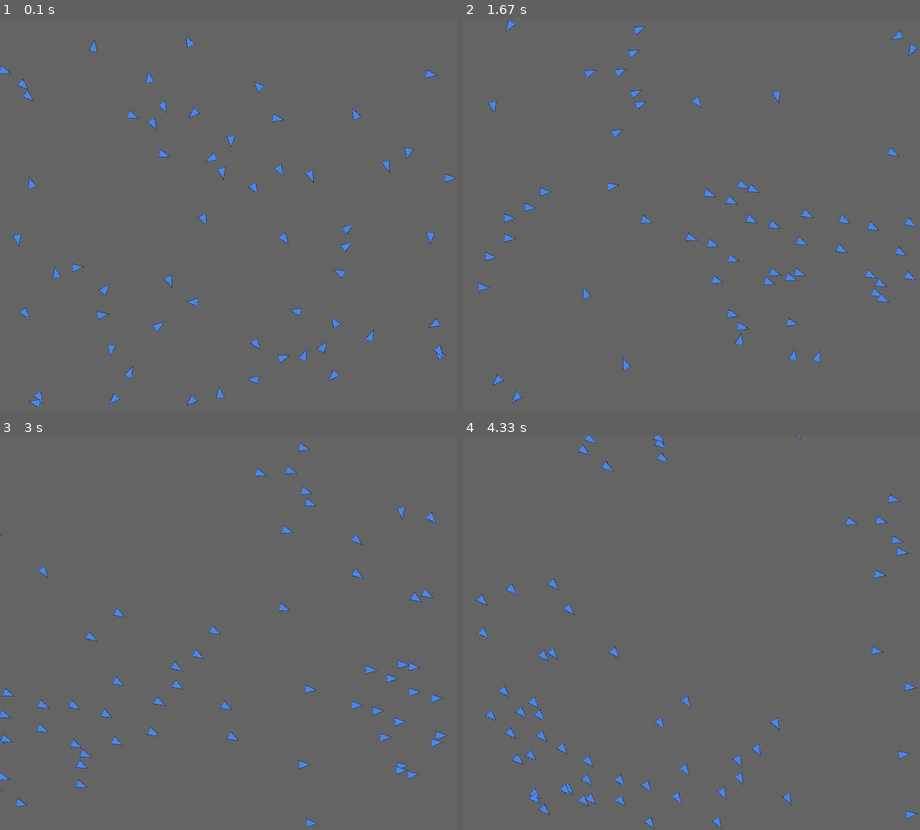
Above: before the commit, frames 1-4 (two rows, left to right).
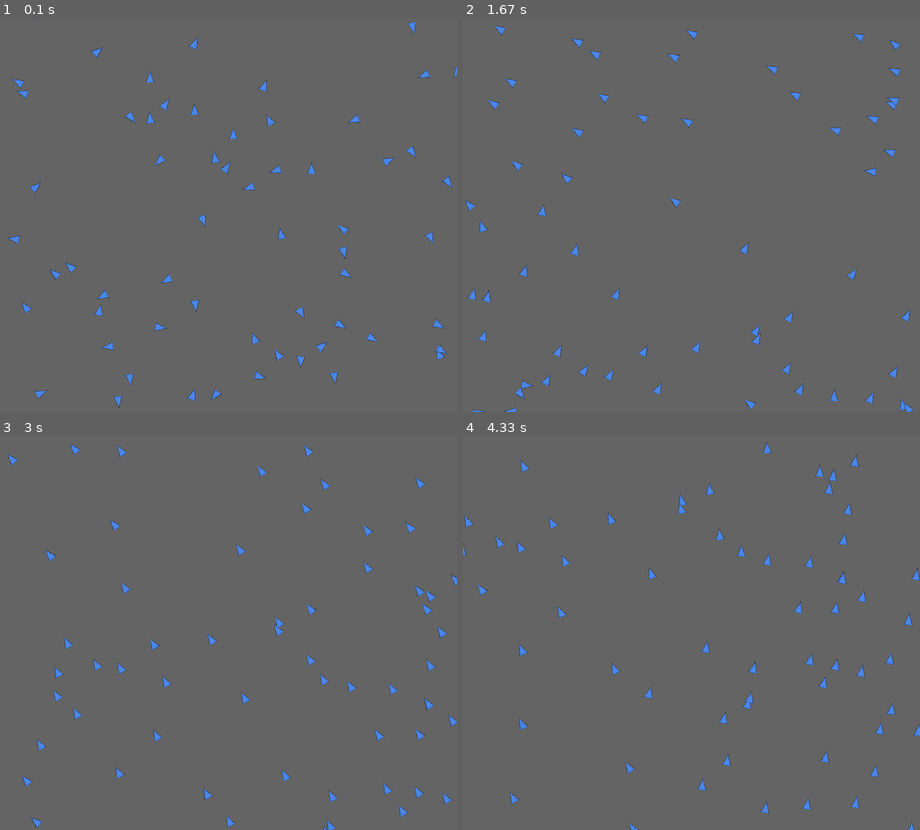
Above: after the commit, the same moments.

Repository: agmui/random_stuff
Game: pygame game, started from birbs/better_birbs/window.py
Same seed, same stepped clock (60 frames per second), same inputs: the game is played once before the commit and once after it.
Inputs (mouse positions are in pixels of both pictures, inside the frame that each line leads up to):
- Up to frame 1 (0.1 s): no input
- Up to frame 2 (1.67 s): hold Right 0.33-0.8 s; move the mouse to (673, 230) at 0.37 s
- Up to frame 3 (3 s): no input
- Up to frame 4 (4.33 s): no input

The runs differ from the first frame. In frame 1, 2.2% of the frame differs, in the area x 0-100%, y 0-100%; in frame 2, 3.3%; in frame 3, 3.2%; in frame 4, 3.3%.

Commit message:
made serval optimisations to birb class

Diff:
--- a/Del.py
+++ b/Del.py
@@ -4,7 +4,6 @@
         angle -= 360
     elif angle < -180:
         angle += 360
-    print(self, angle, end = ' ')
     return -1 if angle >= 0 else 1
 
 #print(L_or_R(-176.44657665935395, 172.6680756538965), 1)
--- a/birbs/better_birbs/birb.py
+++ b/birbs/better_birbs/birb.py
@@ -2,6 +2,8 @@
 import random
 
 birb_list = []
+speed = 3
+sight_radius = 200
 """
      90
 +-180 >  0
@@ -12,7 +14,7 @@
 class birb:
     def __init__(self, pos, angle, id):
         self.pos = pos
-        self.angle = math.radians(angle)
+        self.angle = angle
         self.speed = 10
         self.nearByBirbsList = []
         self.id = id
@@ -24,59 +26,57 @@
         self.center_dive()
         self.move()
 
-    def blind_spot(self, angle):  # convret self.angle once for speed for blind_spot, sight, and L_or_R
-        l = [math.degrees(self.angle) + 160, math.degrees(self.angle) - 160]
-        for i in range(2):
-            if l[i] > 180:
-                l[i] -= 360
-            elif l[i] < -180:
-                l[i] += 360
-        if 10 >= math.degrees(self.angle) >= -10:
-            return l[1] >= angle or angle >= l[0]
-        return l[1] >= angle >= l[0]
-
     def sight(self):  # bro fix your rads situation
         self.nearByBirbsList.clear()
         for i in birb_list:
             dx, dy = i.getPos()[0] - self.pos[0], self.pos[1] - i.getPos()[1]
             distance = math.hypot(dx, dy)
-            if 0 != distance <= 150 and not self.blind_spot(math.degrees(angle := math.atan2(dy, dx))):
-                self.nearByBirbsList.append([distance, angle, i.getAngle()])
+            if 0 != distance <= sight_radius:
+                angle = math.atan2(dy, dx)
+                l = [self.angle + (8 * math.pi / 9), self.angle - (8 * math.pi / 9)]
+                for j in range(2):
+                    if l[j] > math.pi:  # 180:
+                        l[j] -= 2 * math.pi  # 360
+                    elif l[j] < -math.pi:  # -180:
+                        l[j] += 2 * math.pi  # 360
+                if math.pi / 18 >= self.angle >= -math.pi / 18:
+                    test = (l[1] >= angle or angle >= l[0])
+                else:
+                    test = (l[1] >= angle >= l[0])
+                if not test:
+                    self.nearByBirbsList.append([distance, angle, i.getAngle()])
 
     # could check if self == angle and just have it go 50/50
-    # make relitive angle a factor
-    # make find diffrance function cuz same _ dir uses same function as aVoid_filter
-    def L_or_R(self, angle):  # merge dis function with avoid_filter?
-        angle = math.degrees(angle)
-        angle -= math.degrees(self.angle)
-        if angle > 180:
-            angle -= 360
-        elif angle < -180:
-            angle += 360
-        return -1 if angle >= 0 else 1
+    def L_or_R(self, angle):  # determans if the angle is to the left or right of birb and returns which side it on
+        angle = angle - self.angle
+        if angle > math.pi:
+            angle -= 2 * math.pi
+        elif angle < -math.pi:
+            angle += 2 * math.pi
+        return 1 if angle >= 0 else -1
 
+    # remove the rotate funciton to just change angle, then rotate at the very end
+    # make relative angle a factor
     def avoid_filter(self):
         total = 0
         for i in self.nearByBirbsList:
             distance, angle = i[0], i[1]
-            total += 0.055 * math.exp(-0.01 * distance) * self.L_or_R(angle)
+            total += 0.055 * math.exp(-0.005 * distance) * -self.L_or_R(angle)
         self.rotate(total)
 
     def same_direction_filter(self):
         for i in self.nearByBirbsList:
             angle = i[2]
-            self.rotate(math.radians(-self.L_or_R(angle)))
+            self.rotate(math.radians(self.L_or_R(angle)))
 
     def center_dive(self):
         for i in self.nearByBirbsList:
             angle = i[1]
-            self.rotate(math.radians(-0.5*self.L_or_R(angle)))
-
+            self.rotate(0.5 * math.radians(self.L_or_R(angle)))
 
     def move(self):
-        r = 3
-        self.pos[0] += r * math.cos(self.angle)  # make sure it is in radians or something
-        self.pos[1] -= r * math.sin(self.angle)
+        self.pos[0] += speed * math.cos(self.angle)  # make sure it is in radians or something
+        self.pos[1] -= speed * math.sin(self.angle)
         if self.getPos()[0] > 800:
             self.pos[0] = 0
         elif self.getPos()[0] < 0:
@@ -87,10 +87,10 @@
             self.pos[1] = 690
 
     def rotate(self, deg):
-        if deg + self.angle > math.radians(180):
-            self.angle = (deg + self.angle - math.radians(180)) - math.radians(180)
-        elif deg + self.angle < math.radians(-180):
-            self.angle = (deg + self.angle + math.radians(180)) + math.radians(180)
+        if deg + self.angle > math.pi:
+            self.angle = (deg + self.angle - math.pi) - math.pi
+        elif deg + self.angle < -math.pi:
+            self.angle = (deg + self.angle + math.pi) + math.pi
         else:
             self.angle += deg
 
@@ -112,7 +112,7 @@
     global num_of_birbs
     num_of_birbs = 2
     b1 = birb([100, 390], 0, 0)
-    b2 = birb([251, 400], -180, 1)
+    b2 = birb([351, 400], math.radians(-180), 1)
     birb_list.append(b1)
     birb_list.append(b2)
 
@@ -121,17 +121,17 @@
     global num_of_birbs
     num_of_birbs = 12
     b0 = birb([100, 110], 0, 0)
-    b1 = birb([300, 100], 180, 1)
+    b1 = birb([300, 100], math.pi, 1)
     b2 = birb([100, 390], 0, 2)
-    b3 = birb([300, 400], 180, 3)
+    b3 = birb([300, 400], math.pi, 3)
     b4 = birb([600, 100], 0, 4)
-    b5 = birb([700, 200], 90, 5)
-    b6 = birb([600, 500], 90, 6)
-    b7 = birb([700, 400], 180, 7)
-    b8 = birb([100, 500], -90, 8)
-    b9 = birb([110, 650], 90, 9)
-    b10 = birb([310, 500], -90, 10)
-    b11 = birb([300, 650], 90, 11)
+    b5 = birb([700, 200], math.pi/2, 5)
+    b6 = birb([600, 500], math.pi/2, 6)
+    b7 = birb([700, 400], math.pi, 7)
+    b8 = birb([100, 500], -math.pi/2, 8)
+    b9 = birb([110, 650], math.pi/2, 9)
+    b10 = birb([310, 500], -math.pi/2, 10)
+    b11 = birb([300, 650], math.pi/2, 11)
     birb_list.append(b0)
     birb_list.append(b1)
     birb_list.append(b2)
@@ -152,7 +152,7 @@
 def main(Mouse_x, Mouse_y):
     if mouse:
         if Mouse_x != -1:
-            birb_list[0].pos = (Mouse_x, Mouse_y)
+            birb_list[1].pos = (Mouse_x, Mouse_y)
     for i in birb_list:
         i.path_finding()
 
@@ -160,5 +160,4 @@
 if __name__ == '__main__':
     ts()
     main(-1, 100)
-    # birb_list[0].angle = -1
     print(birb_list[0].L_or_R(math.radians(-10)))
